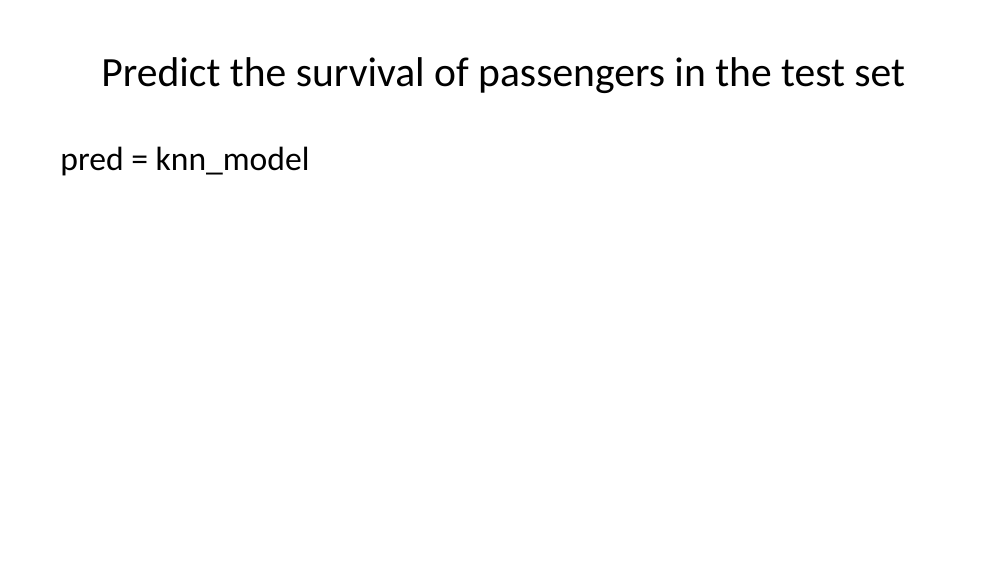
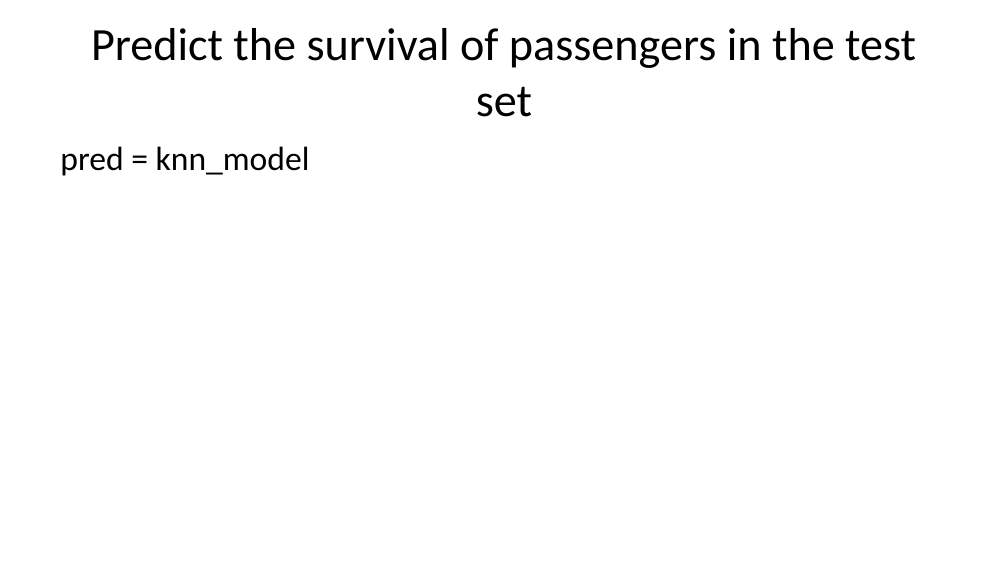
Before and after one commit to SMU-DataHub/Todd_Garner_DS6306_Week6_FLS, a slide deck: slide 9 of Todd_Garner_DS6306_Week6_FLS_Part1.pptx. Drawn at 1008x567 pixels with LibreOffice and Linux fonts; fonts in the diff are those of the drawing. Boxes give left, top, right and bottom in pixels: in the first picture for what was removed or moved away, otherwise in the second. Text is boxed around its words. In the diff, an @@ line names an element or a change of style, - is before the commit and + after.

```diff
--- a/Todd_Garner_DS6306_Week6_FLS_Part1.pptx
+++ b/Todd_Garner_DS6306_Week6_FLS_Part1.pptx
@@ title "Predict the survival of passengers ..." at <box>91,28,916,117</box>: size 29.7 to 33 pt @@
```
Also in this commit, not shown: 5 other slides changed, 1 slide added, 7 slides removed, 6 other files.
